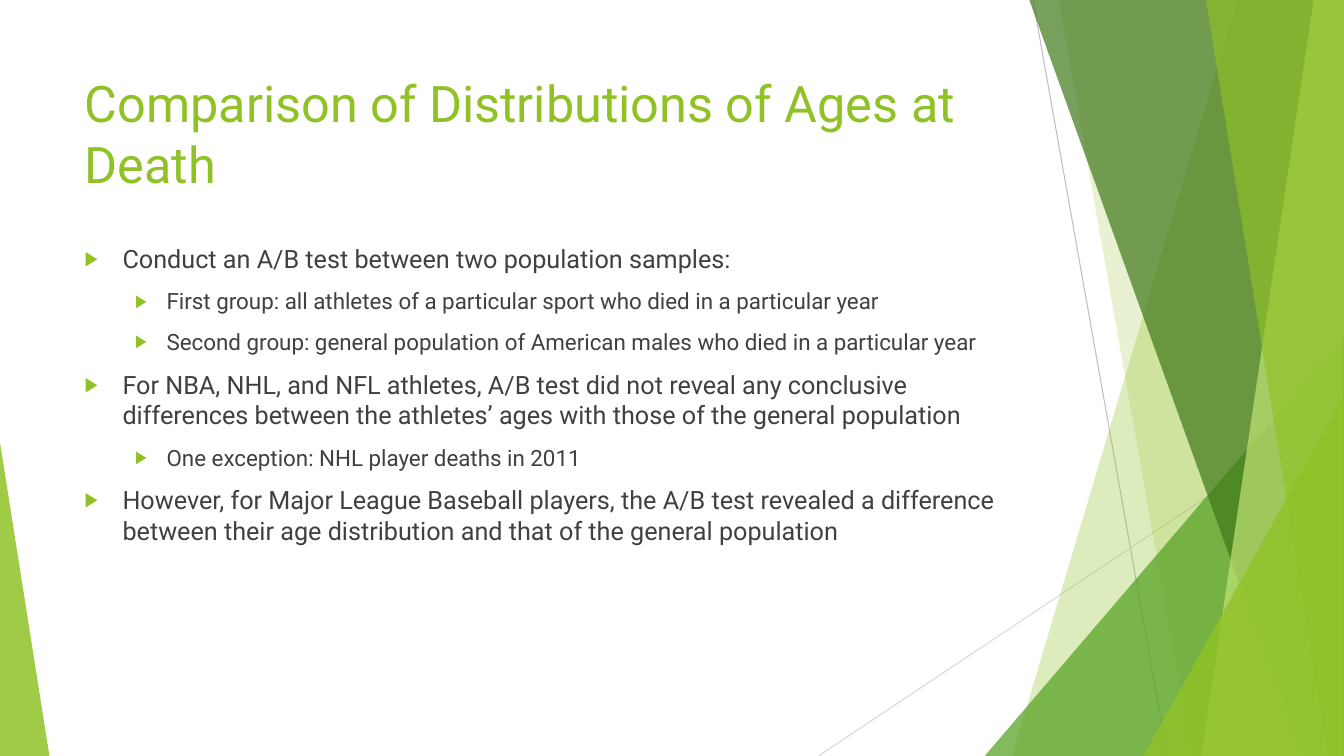
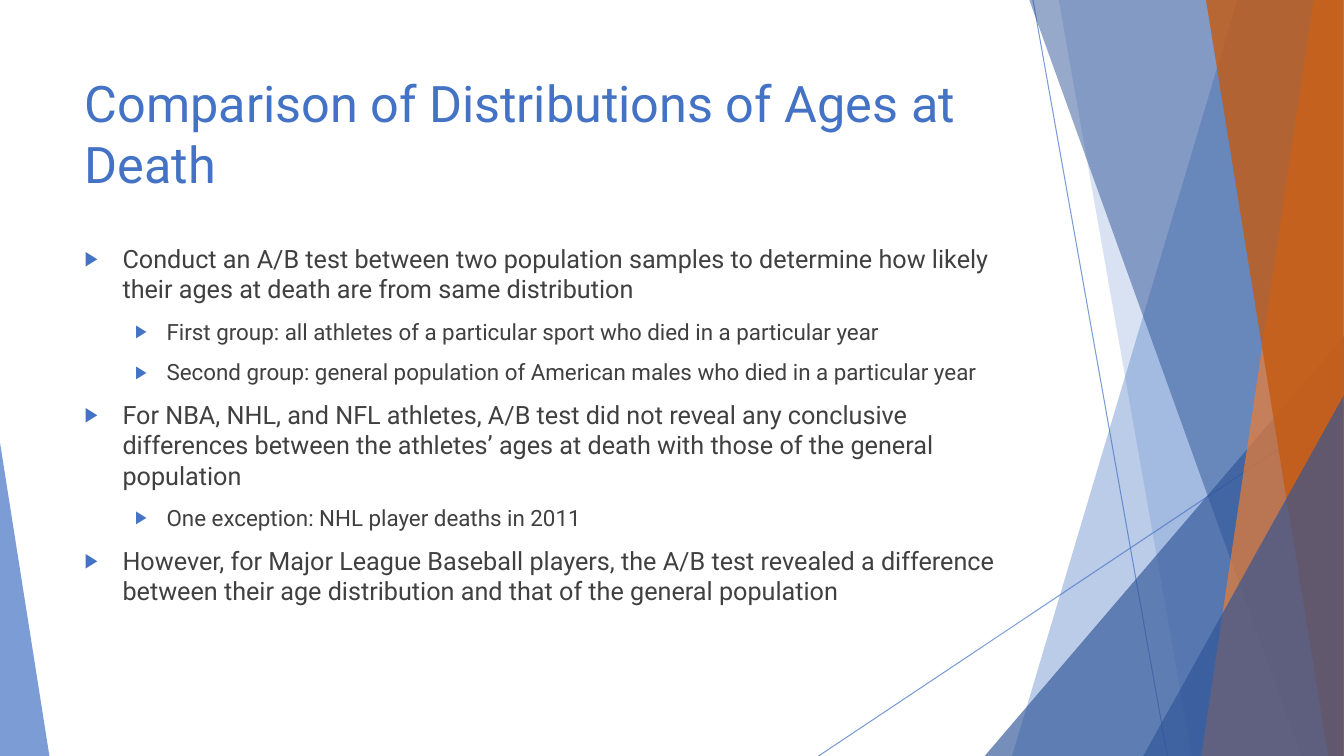
Before and after one commit to erichkuo/capstone, a slide deck: slide 11 of Vital Statistics of Pro Athletes.pptx (slide 10 before the commit). Drawn at 1344x756 pixels with LibreOffice and Linux fonts; fonts in the diff are those of the drawing. Boxes give left, top, right and bottom in pixels: in the first picture for what was removed or moved away, otherwise in the second. Text is boxed around its words. In the diff, an @@ line names an element or a change of style, - is before the commit and + after.

```diff
--- a/Vital Statistics of Pro Athletes.pptx
+++ b/Vital Statistics of Pro Athletes.pptx
@@ freeform shape at (1012, 0, 1344, 756): fill #90C226 at 30% opacity to #4472C4 at 36% opacity @@
@@ freeform shape at (1029, 0, 1344, 756): fill #3F7819 at 70% opacity to #2F5597 at 50% opacity @@
@@ line (1033, 0) - (1168, 756): stroke #BFBFBF 0.75 pt to #4472C4 0.75 pt @@
@@ freeform shape at (1059, 0, 1344, 756): fill #90C226 at 20% opacity to #4472C4 at 20% opacity @@
@@ freeform shape at (1202, 0, 1344, 756): fill #C0E474 at 70% opacity to #ED7D31 at 70% opacity @@
@@ freeform shape at (1206, 0, 1344, 756): fill #90C226 at 65% opacity to #C55A11 at 80% opacity @@
@@ title "Comparison of Distributions of Ages ..." at (85, 83, 955, 184): text colour #90C226 to #4472C4 @@
@@ text at (123, 249, 988, 304): text changed @@
-▶ Conduct an A/B test between two population samples:
+▶ Conduct an A/B test between two population samples to determine how likely their ages at death are from same distribution
@@ text at (123, 323, 994, 606): bullet colour #90C226 to #4472C4 @@
@@ triangle at (985, 336, 1344, 756): fill #54A021 at 72% opacity to #2F5597 at 66% opacity @@
@@ text at (123, 405, 934, 490): text changed @@
-▶ For NBA, NHL, and NFL athletes, A/B test did not reveal any conclusive differences between the athletes’ ages with those of the general population
+▶ For NBA, NHL, and NFL athletes, A/B test did not reveal any conclusive differences between the athletes’ ages at death with those of the general population
@@ line (1344, 406) - (819, 756): stroke #D9D9D9 0.75 pt to #4472C4 0.75 pt @@
@@ triangle at (1143, 396, 1344, 756): fill #90C226 at 80% opacity to #2F5597 at 66% opacity @@
@@ triangle at (0, 443, 49, 756): fill #90C226 at 85% opacity to #4472C4 at 70% opacity @@
```
Also in this commit, not shown: 12 other slides changed, 2 slides added, 1 other file.
